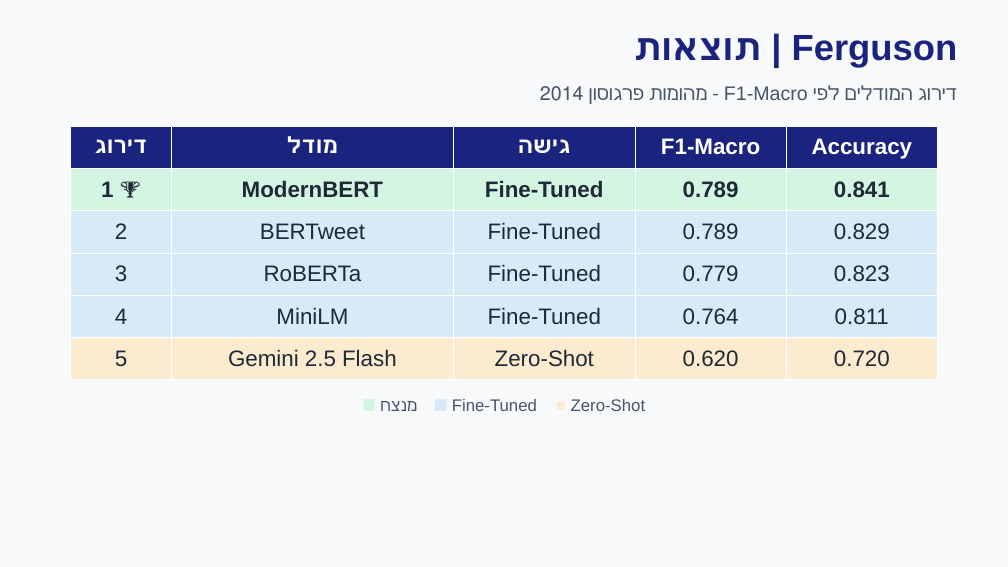
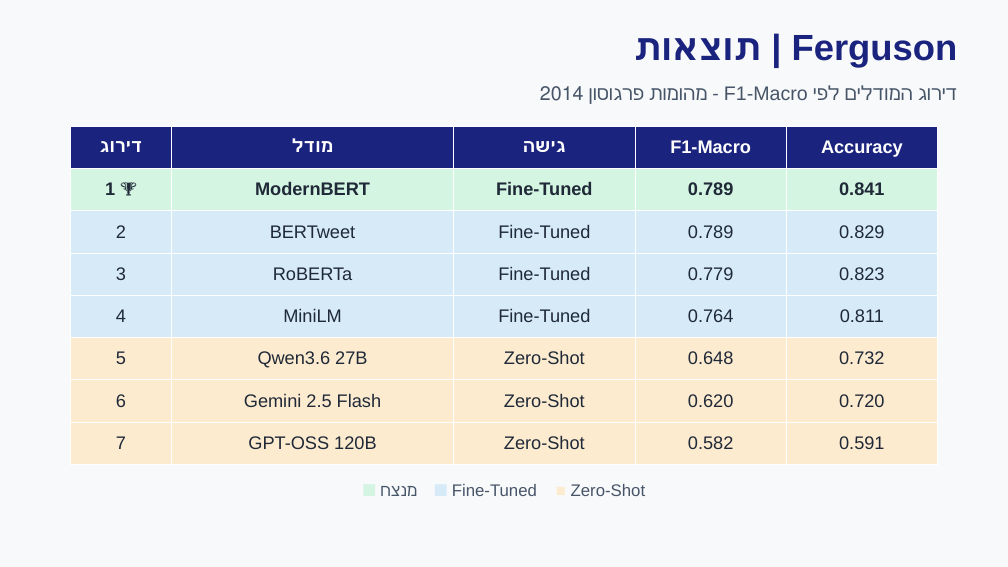
Before and after one commit to Yoni140/zeroshot_project, a slide deck: slide 7 of presentation/Results_Ranked_Slides.pptx. Drawn at 1008x567 pixels with LibreOffice and Linux fonts; fonts in the diff are those of the drawing. Boxes give left, top, right and bottom in pixels: in the first picture for what was removed or moved away, otherwise in the second. Text is boxed around its words. In the diff, an @@ line names an element or a change of style, - is before the commit and + after.

Commit message:
Complete zero-shot coverage on the four selected PHEME events
GPT-OSS finishes sydneysiege (F1 0.659), closing all 12 model-event
combinations. Refreshes master table, comparison figures, and the
ranked-results and core-datasets decks.

```diff
--- a/presentation/Results_Ranked_Slides.pptx
+++ b/presentation/Results_Ranked_Slides.pptx
@@ table at [71,126,937,465] @@
-row 6: 5 | Gemini 2.5 Flash | Zero-Shot | 0.620 | 0.720
+row 6: 5 | Qwen3.6 27B | Zero-Shot | 0.648 | 0.732
+row 7: 6 | Gemini 2.5 Flash | Zero-Shot | 0.620 | 0.720
+row 8: 7 | GPT-OSS 120B | Zero-Shot | 0.582 | 0.591
@@ text "■ מנצח ■ Fine-Tuned ■ ...": place and size @@
-text "■ מנצח ■ Fine-Tuned ■ ..." at [380,399,646,411]
+text "■ מנצח ■ Fine-Tuned ■ ..." at [380,484,646,496]
```
Also in this commit, not shown: 5 other slides changed, 9 other files.
